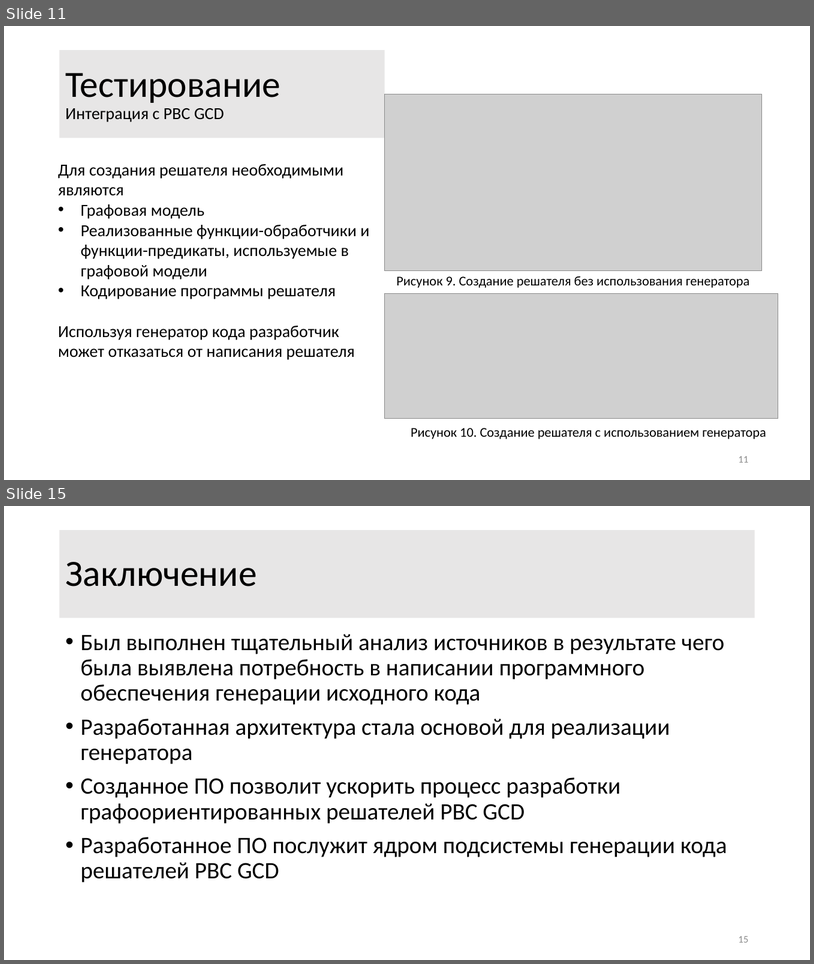
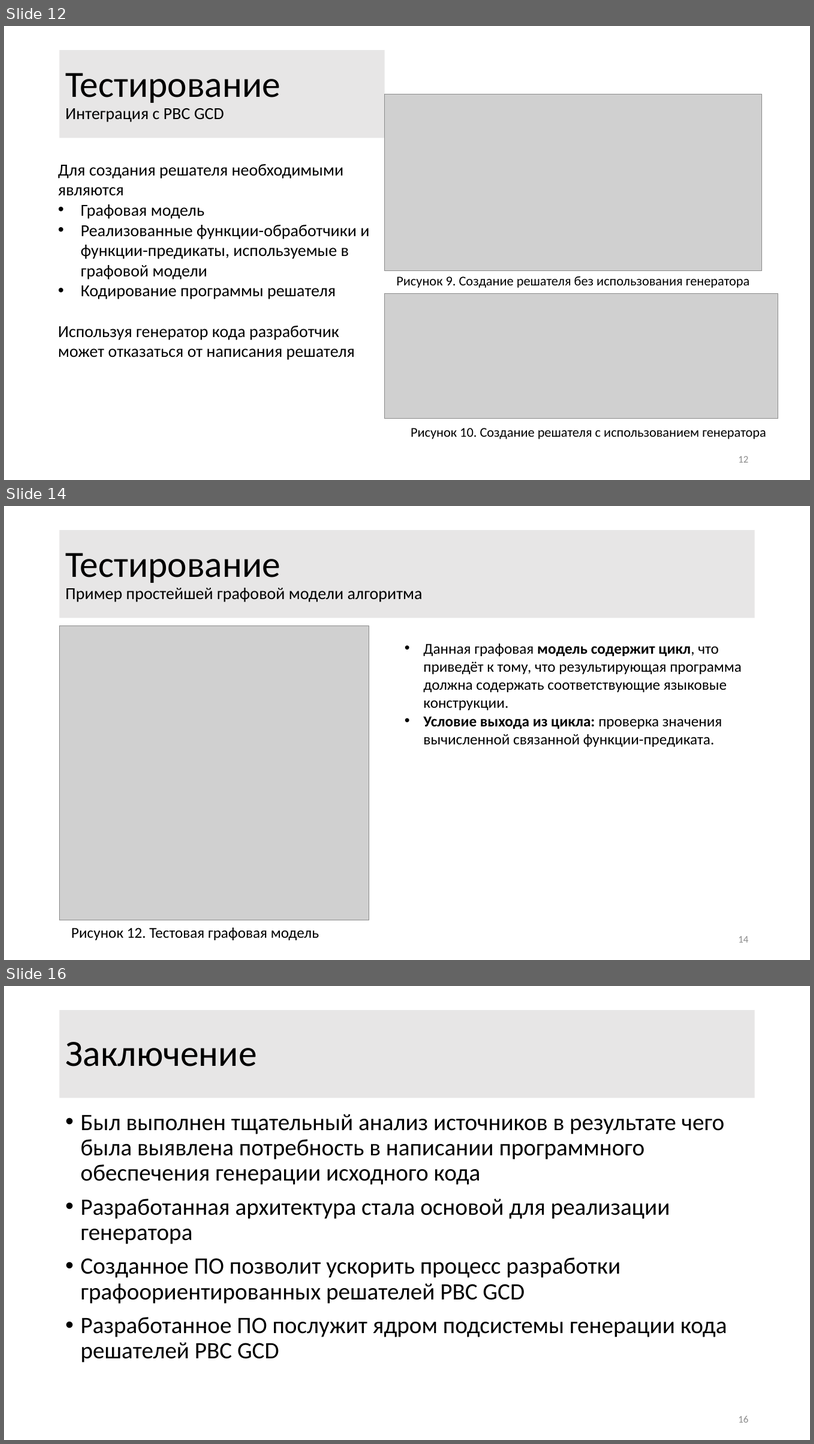
Before and after one commit to ITesserakt/Kodept, a slide deck: 04 - ВКРы/2018-2019 - Генератор кода GBSE решателей/03 - Презентация/Презентация3.0.pdf.pptm. Shown one above the other, each under a label of ours: slides 11 and 15 before the commit, slides 12, 14 and 16 after it; the slides between them are not shown. The pictures are 814x964 and 814x1444 pixels, drawn with LibreOffice and Linux fonts; fonts in the diff are those of the drawing; grey boxes stand for pictures. Boxes give left, top, right and bottom in pixels: in the first picture for what was removed or moved away, otherwise in the second. Text is boxed around its words. In the diff, an @@ line names an element or a change of style, - is before the commit and + after.

```diff
--- a/04 - ВКРы/2018-2019 - Генератор кода GBSE решателей/03 - Презентация/Презентация3.0.pdf.pptm
+++ b/04 - ВКРы/2018-2019 - Генератор кода GBSE решателей/03 - Презентация/Презентация3.0.pdf.pptm
@@ slide 14 added at (4, 506, 810, 960), background #FFFFFF @@
@@ title added at (60, 530, 755, 618), fill #E7E6E6, 20 pt, text #000000 @@
+Тестирование
+Пример простейшей графовой модели алгоритма
@@ picture added at (60, 626, 369, 921) @@
@@ text added at (423, 643, 742, 747), 18 pt, text #000000 @@
+• Данная графовая модель содержит цикл, что приведёт к тому, что результирующая программа должна содержать соответствующие языковые конструкции.
+• Условие выхода из цикла: проверка значения вычисленной связанной функции-предиката.
@@ text added at (71, 927, 319, 940), 18 pt, text #000000 @@
+Рисунок 12. Тестовая графовая модель
@@ page number added at (738, 936, 749, 942), 12 pt, text #8C8C8C @@
+14
@@ what was slide 11 is now slide 12 @@
@@ page number at (738, 456, 749, 462): text changed @@
-11
+12
@@ what was slide 15 is now slide 16 @@
@@ page number at (738, 1416, 749, 1422): text changed @@
-15
+16
```
Also in this commit, not shown: 9 slides changed, 1 other slide added, 1 slide removed.
